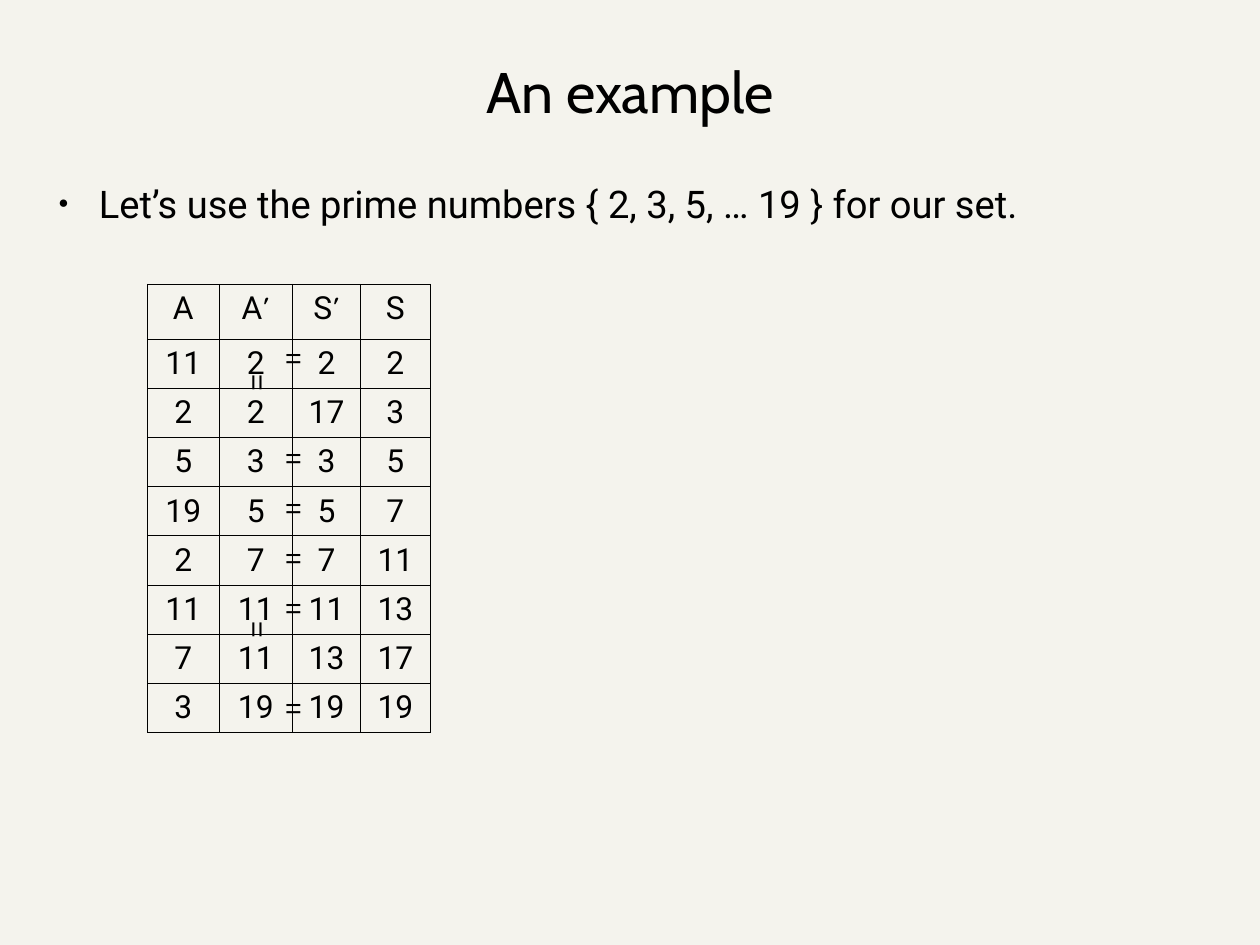
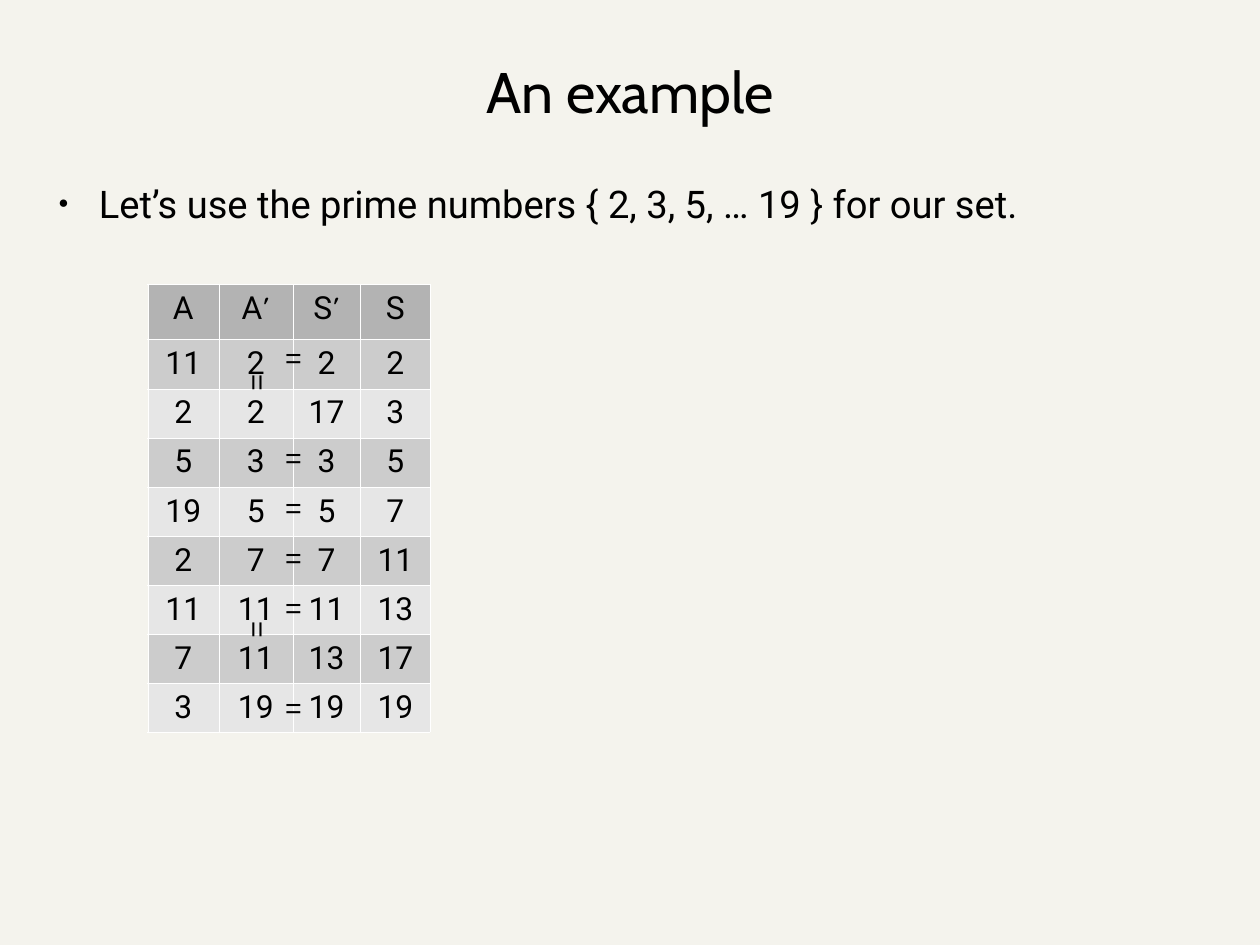
Before and after one commit to daira/halographs, a slide deck: slide 81 of deepdive.odp. Drawn at 1260x945 pixels with LibreOffice and Linux fonts; fonts in the diff are those of the drawing. Boxes give left, top, right and bottom in pixels: in the first picture for what was removed or moved away, otherwise in the second. Text is boxed around its words. In the diff, an @@ line names an element or a change of style, - is before the commit and + after.

```diff
--- a/deepdive.odp
+++ b/deepdive.odp
@@ table at [147,285,430,733] @@
@@ fill none to #B3B3B3 in row 1 @@
@@ fill none to #CCCCCC in 16 cells @@
@@ fill none to #E6E6E6 in 16 cells @@
@@ borders changed @@
```
Also in this commit, not shown: 26 other slides changed, 1 other file.
